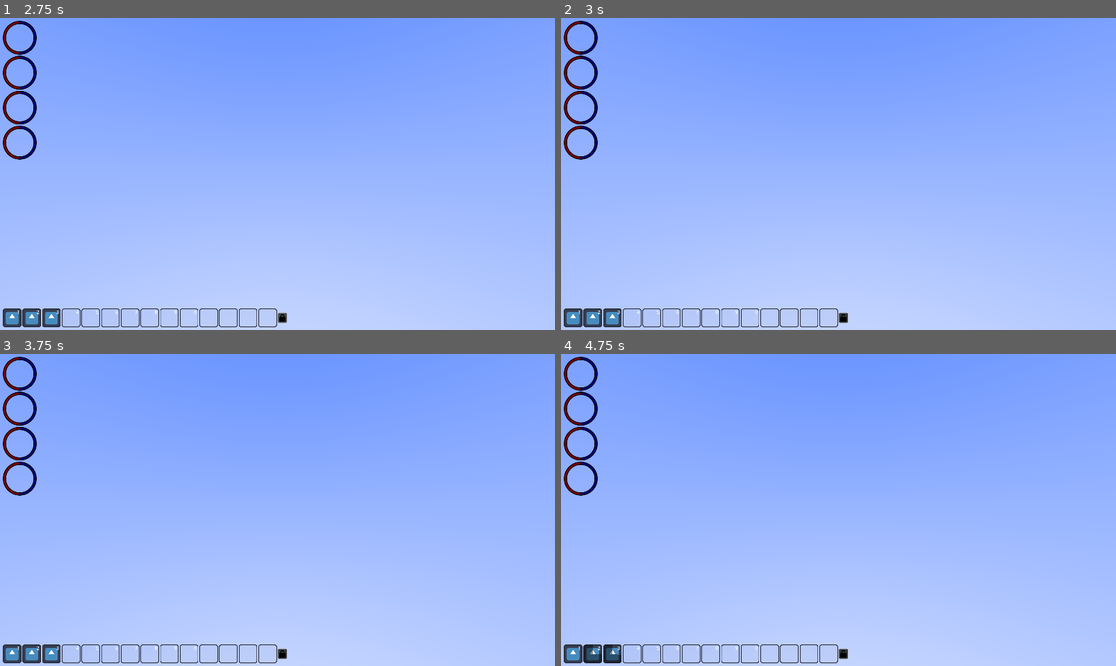
Above: before the commit, frames 1-4 (two rows, left to right).
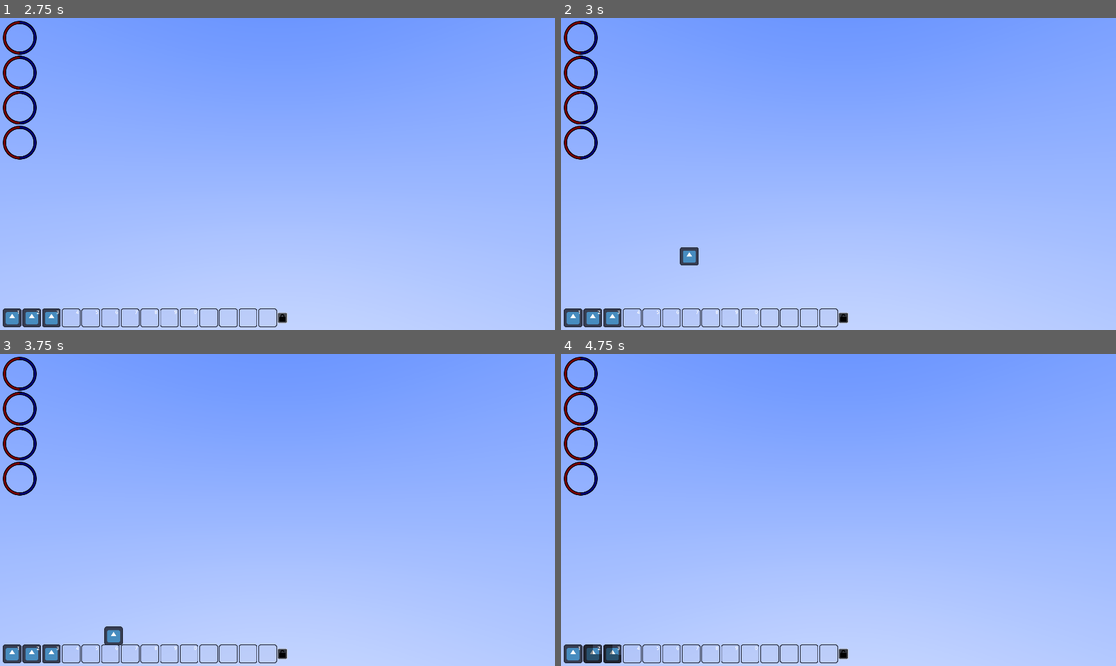
Above: after the commit, the same moments.

Repository: telmotrooper/mephistos-wrath
Game: Godot game, scene res://main.tscn
Two runs of this game, one before a commit and one after it. Both use one fixed random seed, a clock stepped at 60 frames per second and the inputs below. The engine's default icon, where the game draws it, is replaced by a stand-in: a white triangle on a blue panel in a dark square.
Inputs (mouse positions are in pixels of both pictures, inside the frame that each line leads up to):
- Up to frame 1 (2.75 s): click (283, 317) at 0.52 s; click (283, 317) at 1.27 s; click (283, 317) at 2.02 s
- Up to frame 2 (3 s): tap Enter at 2.75 s; drag from (572, 317) to (894, 105) at 2.77 s
- Up to frame 3 (3.75 s): drag from (33, 653) to (249, 572) at 3.52 s
- Up to frame 4 (4.75 s): move the mouse to (610, 653) at 4.27 s; click (610, 653) at 4.42 s

Frame 1 is identical in both runs. In frame 2, 0.2% of the frame differs, in the area x 21-25%, y 73-80%; in frame 3, 0.2%, in the area x 18-23%, y 87-94%; in frame 4, nothing differs.

Commit message:
Fixed size of VBoxContainer

Diff:
--- a/ui.tscn
+++ b/ui.tscn
@@ -106,6 +106,7 @@
 [node name="VBoxContainer" type="VBoxContainer" parent="MarginContainer"]
 layout_mode = 2
 size_flags_horizontal = 0
+size_flags_vertical = 0
 
 [node name="TextureProgressBar" type="TextureProgressBar" parent="MarginContainer/VBoxContainer"]
 layout_mode = 2
